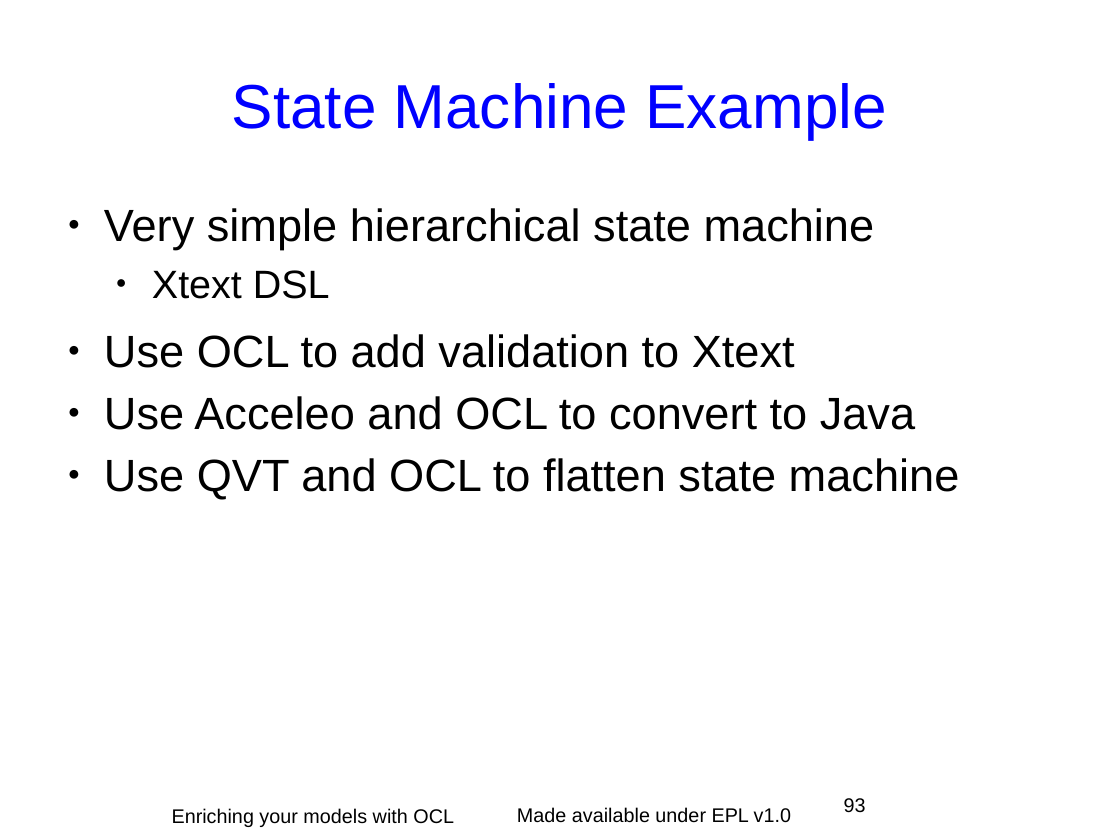
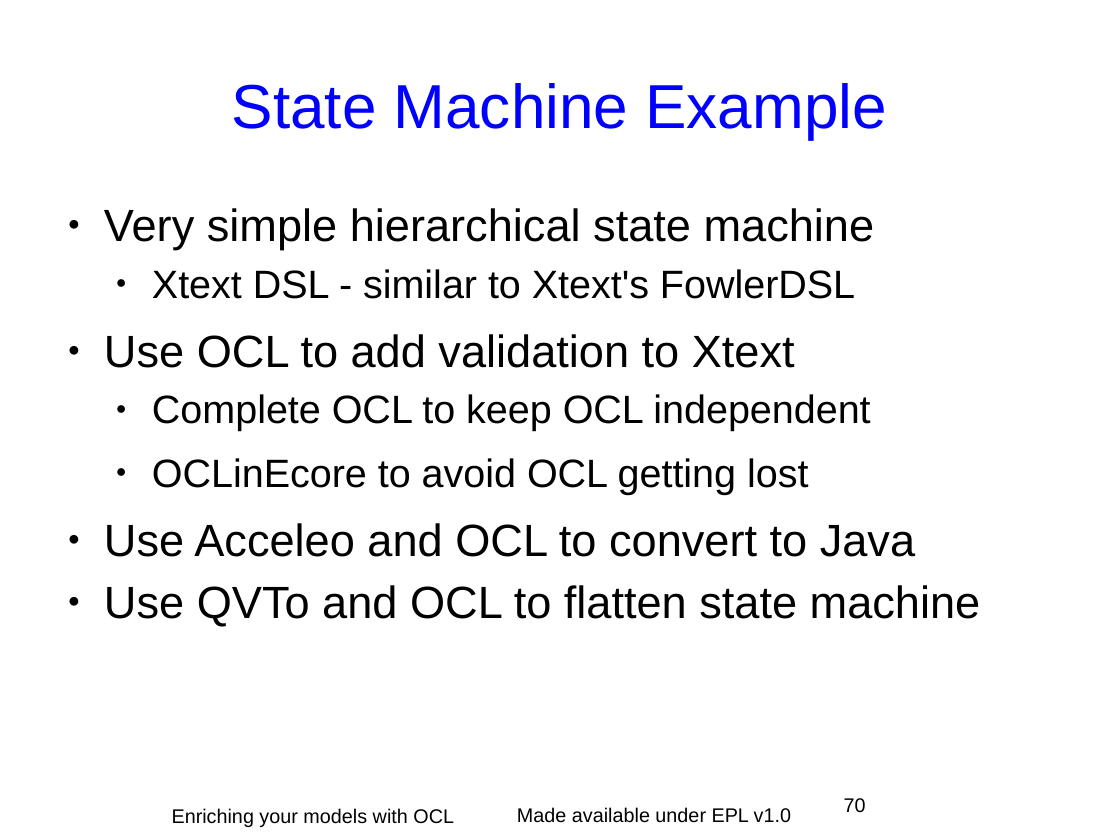
Before and after one commit to eclipse-ocl/ocl-website, a slide deck: slide 70 of ocl/docs/publications/EclipseCon2011Tutorial/EnrichingWithOCL.odp (slide 93 before the commit). Drawn at 1120x840 pixels with LibreOffice and Linux fonts; fonts in the diff are those of the drawing; background and template pictures are left out. Boxes give left, top, right and bottom in pixels: in the first picture for what was removed or moved away, otherwise in the second. Text is boxed around its words. In the diff, an @@ line names an element or a change of style, - is before the commit and + after.

```diff
--- a/ocl/docs/publications/EclipseCon2011Tutorial/EnrichingWithOCL.odp
+++ b/ocl/docs/publications/EclipseCon2011Tutorial/EnrichingWithOCL.odp
@@ text at (152, 269, 855, 299): text changed @@
-  ● Xtext DSL
+  ● Xtext DSL - similar to Xtext's FowlerDSL
@@ text at (152, 394, 870, 495): paragraphs added @@
+  ● Complete OCL to keep OCL independent
+  ● OCLinEcore to avoid OCL getting lost
@@ text at (104, 585, 981, 627): text changed @@
-● Use QVT and OCL to flatten state machine
+● Use QVTo and OCL to flatten state machine
@@ page number at (844, 798, 866, 812): text changed @@
-93
+70
```
Also in this commit, not shown: 27 other slides changed, 12 slides added, 1 slide removed.
